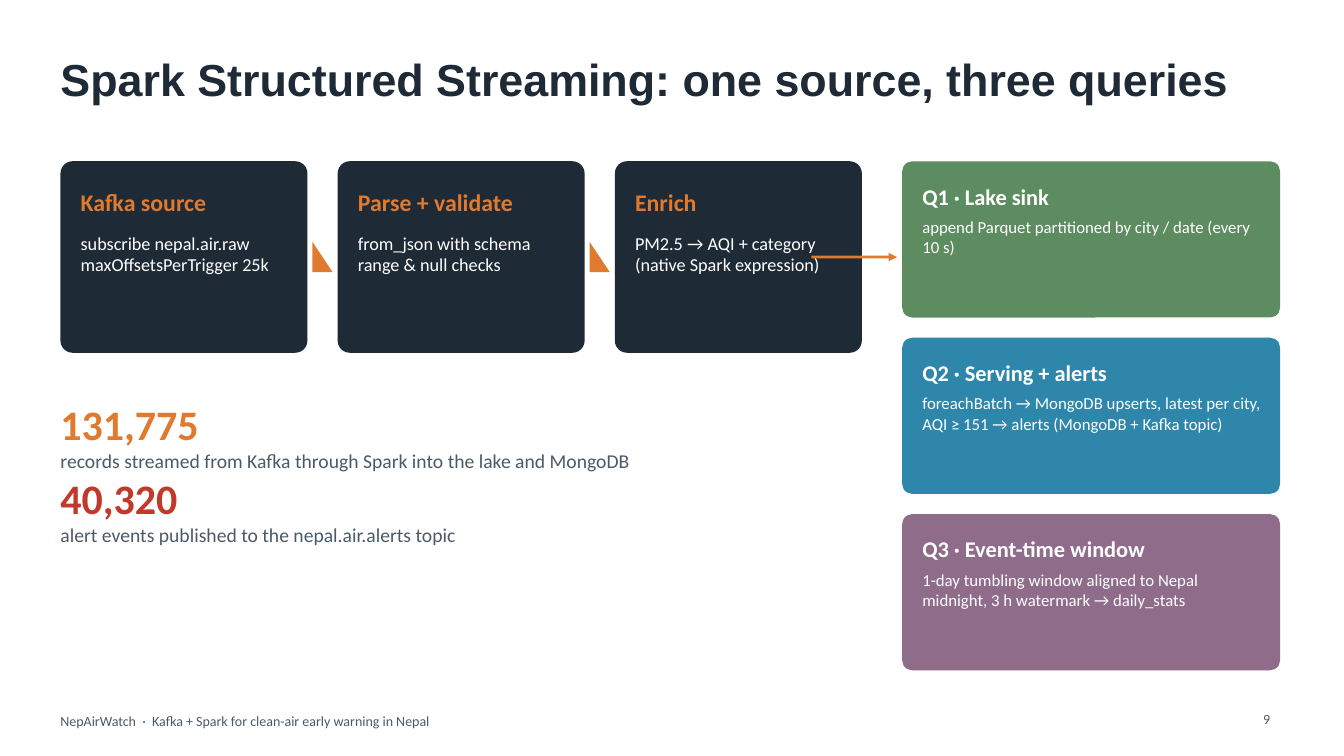
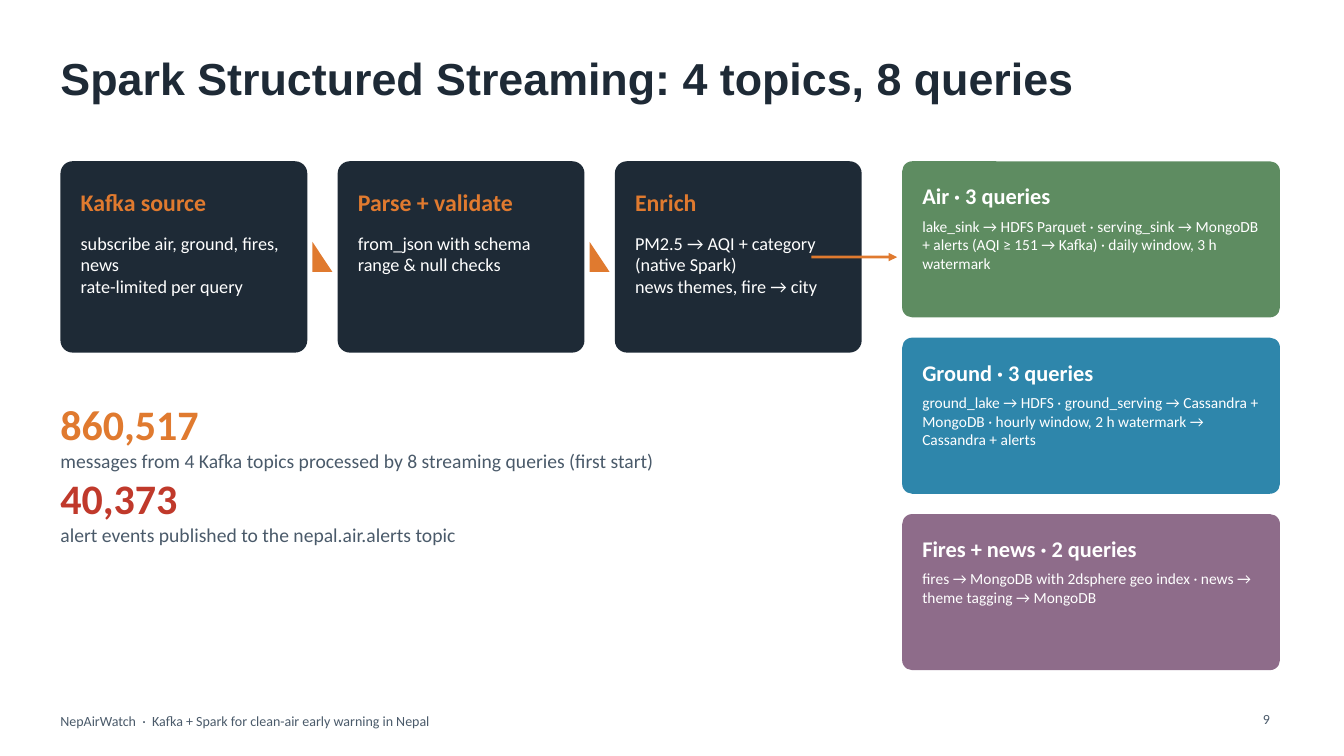
Before and after one commit to St-Luciferr/NepAirWatch, a slide deck: slide 9 of docs/NepAirWatch_Presentation.pptx. Drawn at 1344x756 pixels with LibreOffice and Linux fonts; fonts in the diff are those of the drawing. Boxes give left, top, right and bottom in pixels: in the first picture for what was removed or moved away, otherwise in the second. Text is boxed around its words. In the diff, an @@ line names an element or a change of style, - is before the commit and + after.

Commit message:
docs: update report and presentation for the v2 platform
- Report rewritten for the Lambda architecture: six sources, HDFS, Flume,
  Cassandra, Hive, MapReduce, methodology, model evaluation and v2 results
- New figures: CAMS bias per station, calibration scatter, 25-year AOD trend
- Deck: data sources, architecture, components, storage, streaming, results,
  demo and conclusion slides updated with the latest run

```diff
--- a/docs/NepAirWatch_Presentation.pptx
+++ b/docs/NepAirWatch_Presentation.pptx
@@ title at bbox=[60, 62, 1073, 104]: text changed @@
-Spark Structured Streaming: one source, three queries
+Spark Structured Streaming: 4 topics, 8 queries
@@ text at bbox=[922, 188, 1051, 208]: text changed @@
-Q1 · Lake sink
+Air · 3 queries
@@ text at bbox=[81, 237, 278, 296]: text changed @@
-subscribe nepal.air.raw
-maxOffsetsPerTrigger 25k
+subscribe air, ground, fires, news
+rate-limited per query
@@ text at bbox=[635, 238, 817, 296]: text changed @@
-PM2.5 → AQI + category
-(native Spark expression)
+PM2.5 → AQI + category (native Spark)
+news themes, fire → city
@@ text at bbox=[922, 221, 1259, 269]: text changed; size 12 to 11 pt @@
-append Parquet partitioned by city / date (every 10 s)
+lake_sink → HDFS Parquet · serving_sink → MongoDB + alerts (AQI ≥ 151 → Kafka) · daily window, 3 h watermark
@@ text at bbox=[922, 365, 1093, 385]: text changed @@
-Q2 · Serving + alerts
+Ground · 3 queries
@@ text at bbox=[60, 411, 654, 520]: text changed @@
-131,775
-records streamed from Kafka through Spark into the lake and MongoDB
-40,320
+860,517
+messages from 4 Kafka topics processed by 8 streaming queries (first start)
+40,373
@@ text at bbox=[922, 397, 1247, 445]: text changed; size 12 to 11 pt @@
-foreachBatch → MongoDB upserts, latest per city, AQI ≥ 151 → alerts (MongoDB + Kafka topic)
+ground_lake → HDFS · ground_serving → Cassandra + MongoDB · hourly window, 2 h watermark → Cassandra + alerts
@@ text at bbox=[922, 541, 1137, 561]: text changed @@
-Q3 · Event-time window
+Fires + news · 2 queries
@@ text at bbox=[922, 573, 1234, 606]: text changed; size 12 to 11 pt @@
-1-day tumbling window aligned to Nepal midnight, 3 h watermark → daily_stats
+fires → MongoDB with 2dsphere geo index · news → theme tagging → MongoDB
```
Also in this commit, not shown: 9 other slides changed, 3 slides added, 3 slides removed, 14 other files.
